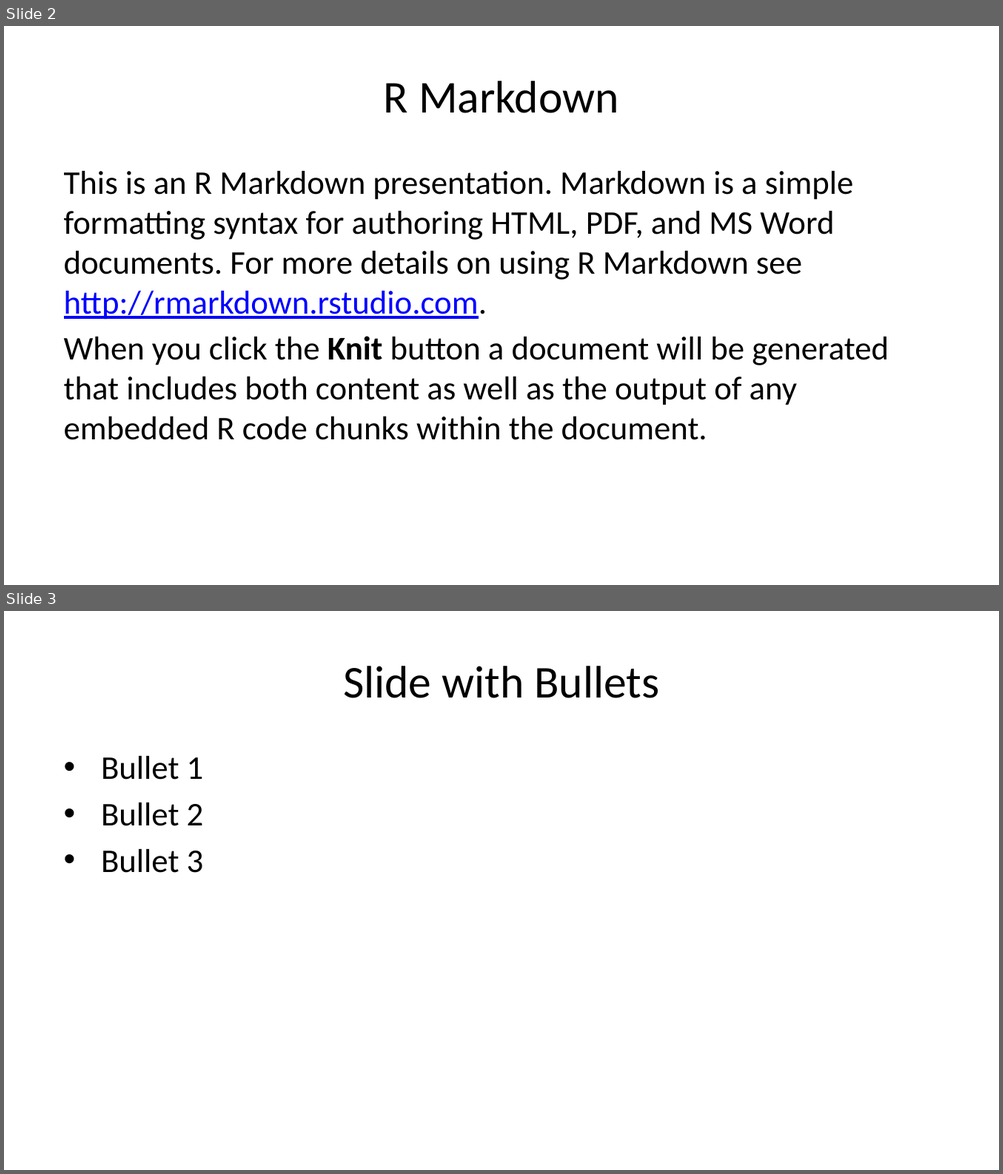
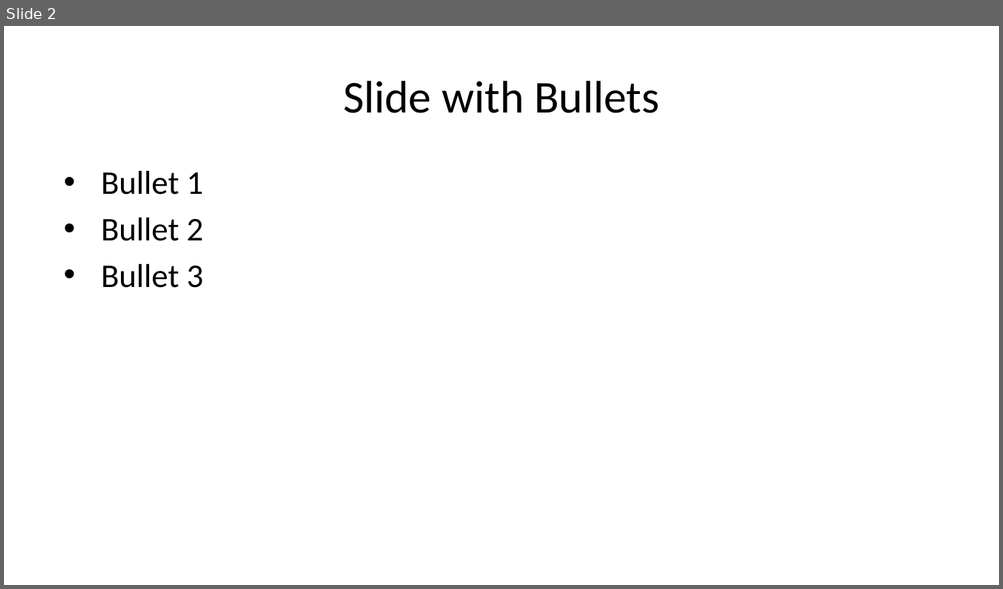
Before and after one commit to Sarah-Alshumayri/Data_Sciences_PPT, a slide deck: Progress_Presentation.pptx. Shown one above the other, each under a label of ours: slides 2 and 3 before the commit, slide 2 after it. The pictures are 1003x1174 and 1003x589 pixels, drawn with LibreOffice and Linux fonts; fonts in the diff are those of the drawing. Boxes give left, top, right and bottom in pixels: in the first picture for what was removed or moved away, otherwise in the second. Text is boxed around its words. In the diff, an @@ line names an element or a change of style, - is before the commit and + after.

```diff
--- a/Progress_Presentation.pptx
+++ b/Progress_Presentation.pptx
@@ slide 2 removed at (4, 26, 999, 585), background #FFFFFF @@
@@ title removed at (384, 81, 619, 113) @@
-R Markdown
@@ text removed at (64, 171, 888, 440) @@
-This is an R Markdown presentation. Markdown is a simple formatting syntax for authoring HTML, PDF, and MS Word documents. For more details on using R Markdown see http://rmarkdown.rstudio.com.
-When you click the Knit button a document will be generated that includes both content as well as the output of any embedded R code chunks within the document.
@@ what was slide 3 is now slide 2 @@
```
Also in this commit, not shown: 2 slides changed, 1 slide added, 1 other file.
